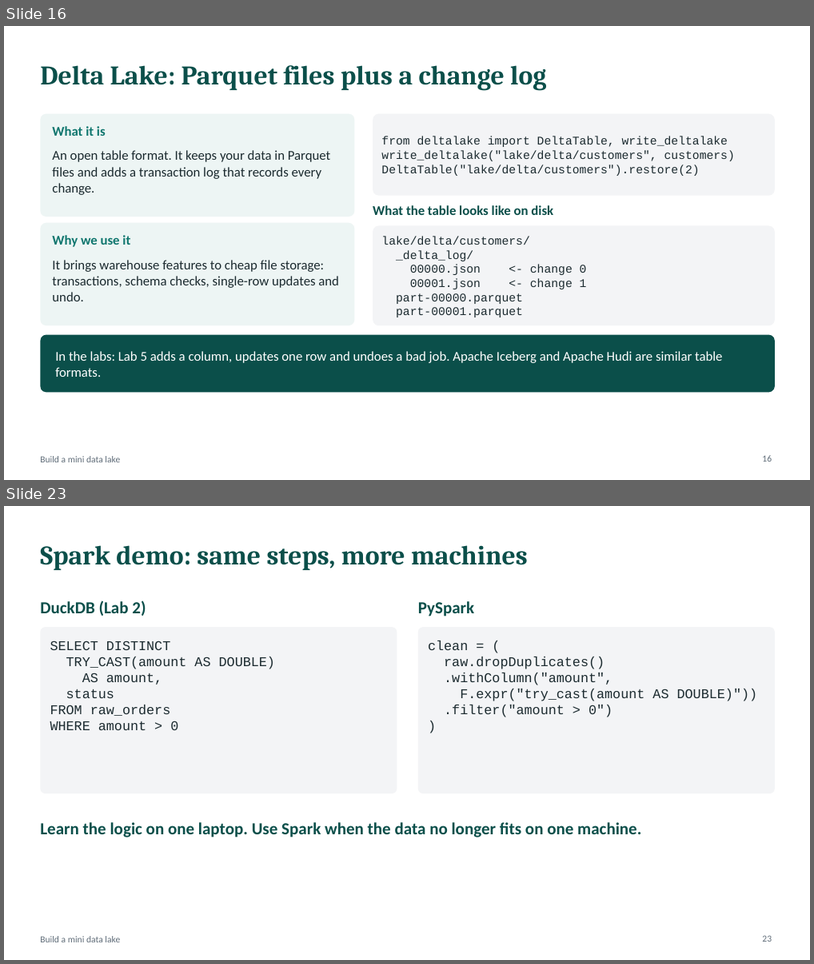
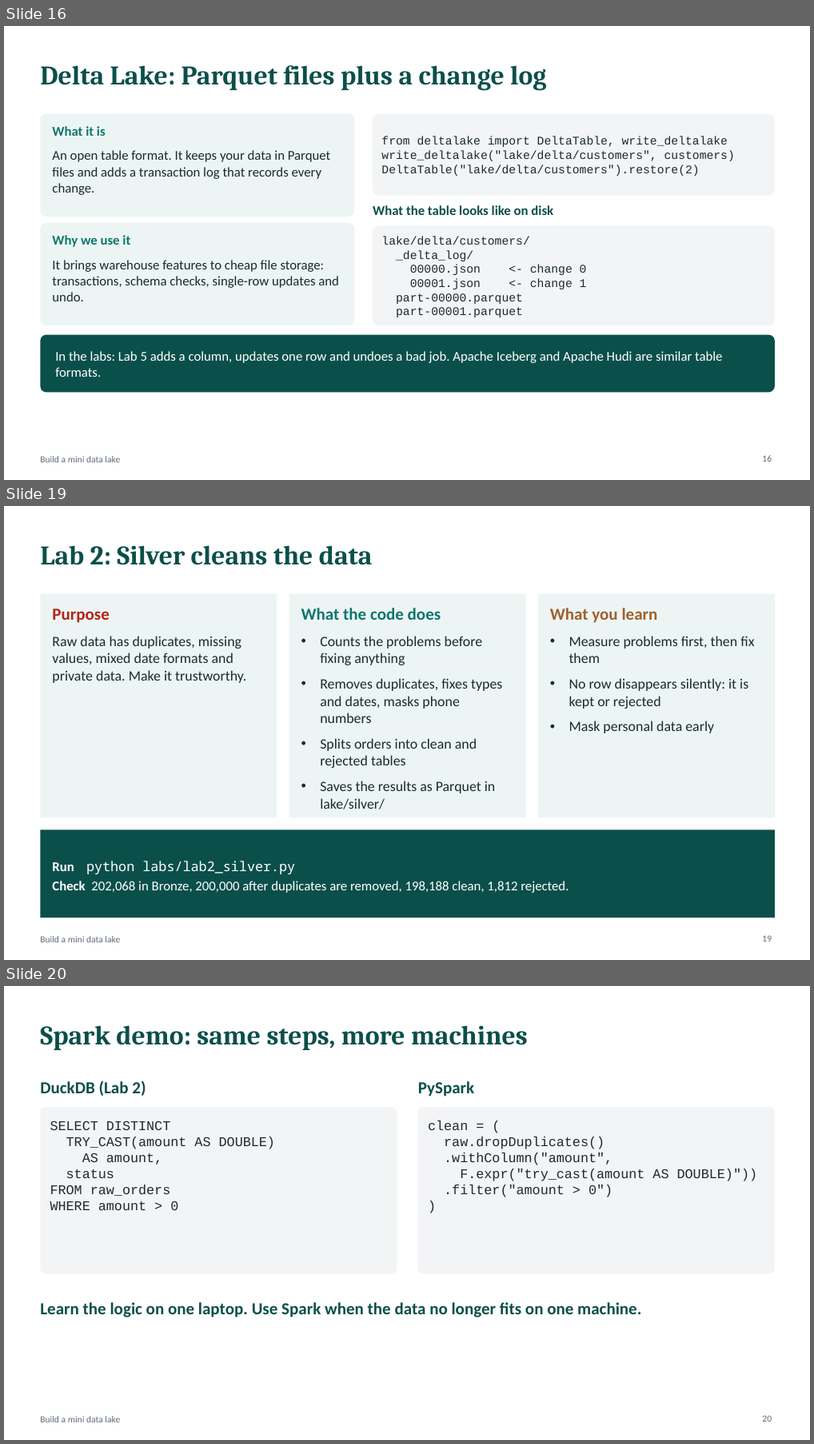
Before and after one commit to atulkahatecdac/datalake, a slide deck: Data_Engineering_Session.pptx. Shown one above the other, each under a label of ours: slides 16 and 23 before the commit, slides 16, 19 and 20 after it; the slides between them are not shown. The pictures are 814x964 and 814x1444 pixels, drawn with LibreOffice and Linux fonts; fonts in the diff are those of the drawing. Boxes give left, top, right and bottom in pixels: in the first picture for what was removed or moved away, otherwise in the second. Text is boxed around its words. In the diff, an @@ line names an element or a change of style, - is before the commit and + after.

```diff
--- a/Data_Engineering_Session.pptx
+++ b/Data_Engineering_Session.pptx
@@ slide 19 added at [4, 506, 810, 960], background #FFFFFF; not listed: 1 template element that a slide beside it also shows @@
@@ title added at [40, 545, 373, 565], 32 pt, text #0B4F4A, bold @@
+Lab 2: Silver cleans the data
@@ rectangle added at [40, 594, 278, 817], fill #EDF5F4, 17 pt, text #1B2A2F @@
+Purpose
+Raw data has duplicates, missing values, mixed date formats and private data. Make it trustworthy.
@@ rectangle added at [290, 594, 526, 817], fill #EDF5F4, 17 pt, text #1B2A2F @@
+What the code does
+• Counts the problems before fixing anything
+• Removes duplicates, fixes types and dates, masks phone numbers
+• Splits orders into clean and rejected tables
+• Saves the results as Parquet in lake/silver/
@@ rectangle added at [538, 594, 775, 817], fill #EDF5F4, 17 pt, text #1B2A2F @@
+What you learn
+• Measure problems first, then fix them
+• No row disappears silently: it is kept or rejected
+• Mask personal data early
@@ rectangle added at [40, 830, 775, 917], fill #0B4F4A, 16 pt, text #FFFFFF @@
+Run python labs/lab2_silver.py
+Check 202,068 in Bronze, 200,000 after duplicates are removed, 198,188 clean, 1,812 rejected.
@@ page number added at [762, 935, 772, 941], 11 pt, text #5F6C78 @@
+19
@@ what was slide 23 is now slide 20 @@
@@ page number at [762, 1415, 772, 1421]: text changed @@
-23
+20
```
Also in this commit, not shown: 6 slides changed, 6 other slides added, 16 slides removed, 15 other files.
